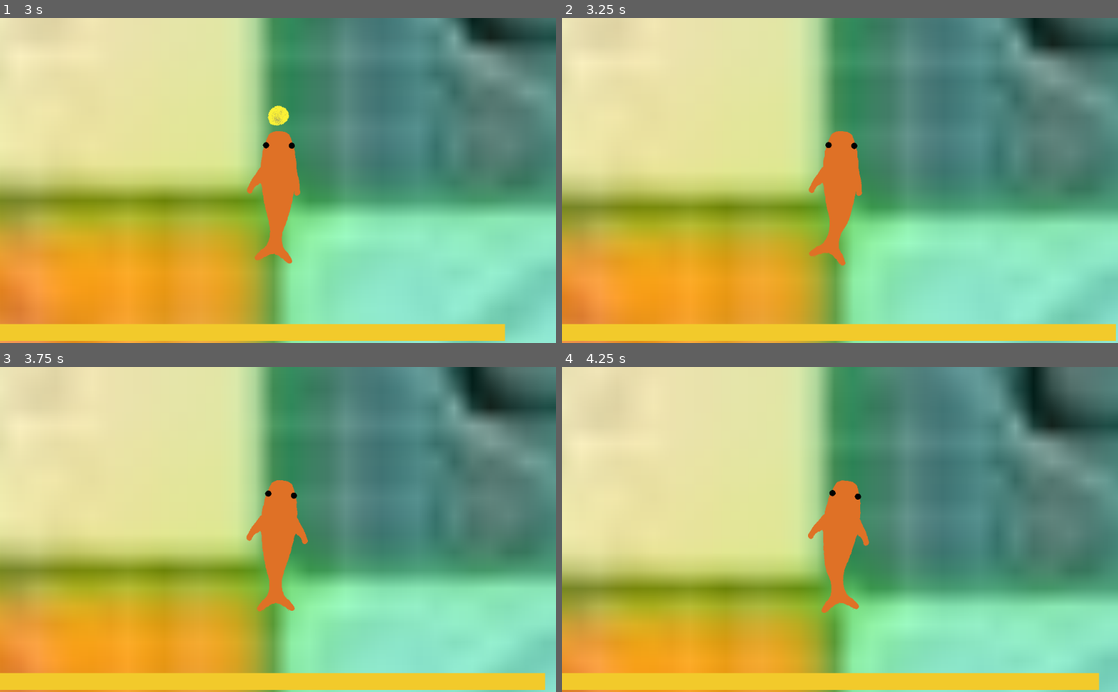
Above: before the commit, frames 1-4 (two rows, left to right).
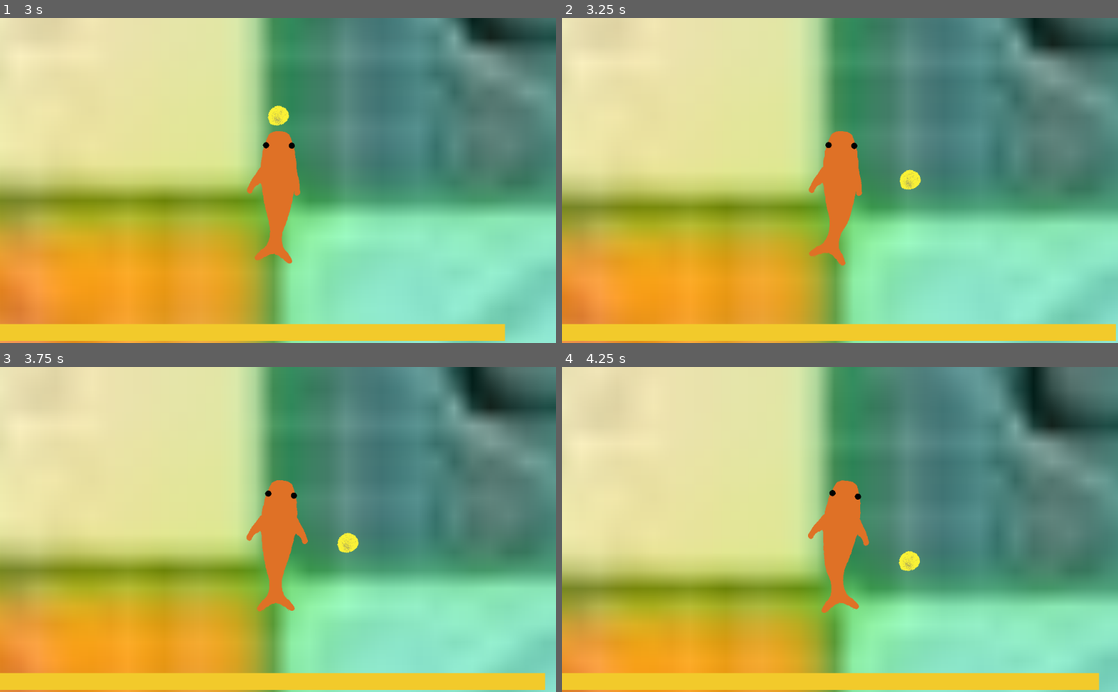
Above: after the commit, the same moments.

Repository: JordanLevy/LudumDare51
Game: Godot game, scene res://Scenes/Main.tscn
The game is run twice, just before and just after one commit, with the same random seed, the same clock (stepped at 60 frames per second) and the same inputs.
Inputs:
- Up to frame 1 (3 s): tap Enter at 0.5 s; hold W 0.53-1.28 s; tap Q at 0.6, 2.85 s; tap Space at 1.25 s; tap O at 1.35 s; hold W from 2.03 s (still down); tap P at 2.1 s
- Up to frame 2 (3.25 s): keep holding W
- Up to frame 3 (3.75 s): release W at 3.53 s; tap O at 3.6 s
- Up to frame 4 (4.25 s): no input

Frame 1 is identical in both runs. In frame 2, 0.2% of the frame differs, in the area x 60-65%, y 46-53%; in frame 3, 0.2%; in frame 4, 0.2%.

Commit message:
Food respawns

Diff:
--- a/Game/Scenes/Food.gd
+++ b/Game/Scenes/Food.gd
@@ -1,5 +1,6 @@
 extends Node2D
 
+var radius = 500
 
 # Called when the node enters the scene tree for the first time.
 func _ready():
@@ -9,4 +10,10 @@
 	print("Food got ate")
 	#Create new food nearby
 	GameEvents.emit_signal('FoodEaten')
-	queue_free()
+	position = new_position()
+	GameEvents.emit_signal('NewFood', position)
+
+
+func new_position():
+	var new_offset = Vector2(rand_range(-1, 1), rand_range(-1, 1))
+	return position + new_offset.normalized() * radius
--- a/Game/Scenes/GameEvents.gd
+++ b/Game/Scenes/GameEvents.gd
@@ -1,3 +1,5 @@
 extends Node
 
 signal FoodEaten
+
+signal NewFood(position)
